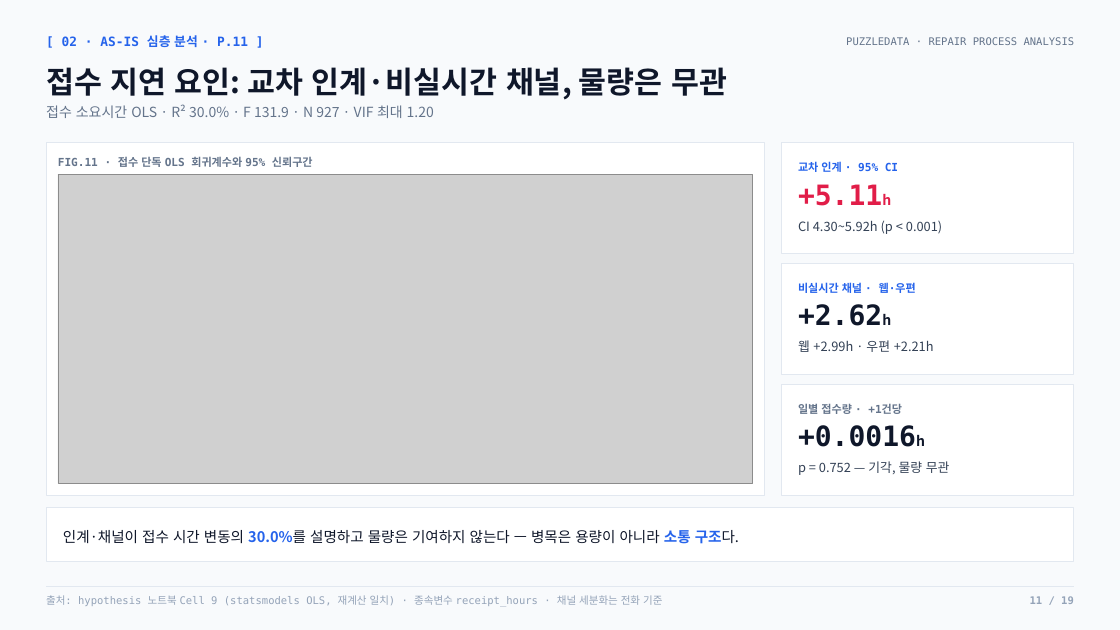
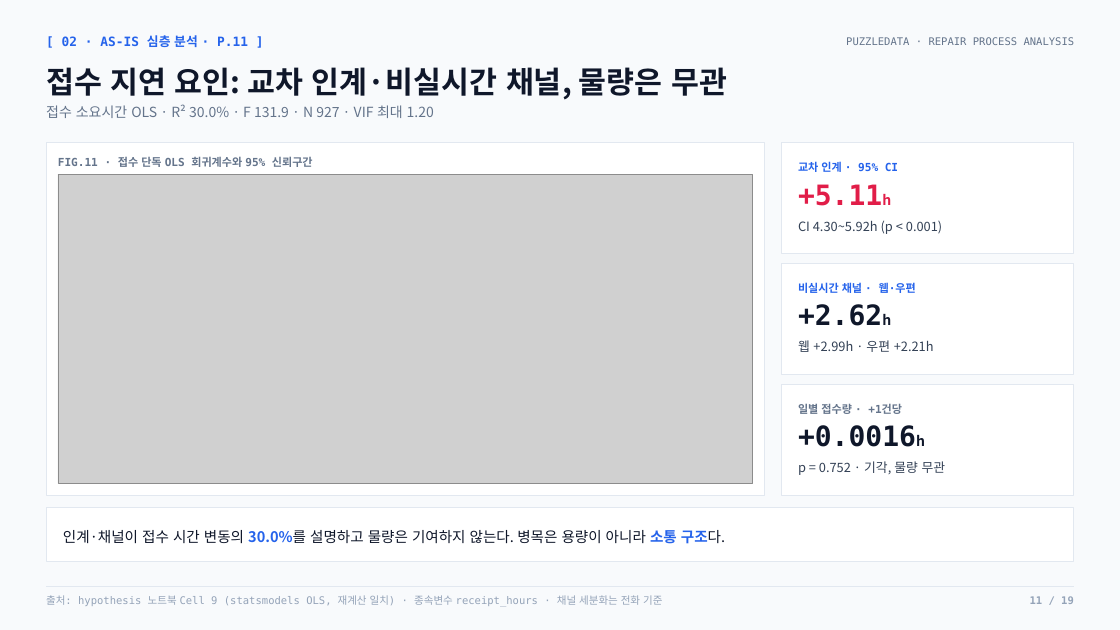
Before and after one commit to nus1245/puzzle_data, a slide deck: slide 11 of outputs/pptx/puzzledata_repair_report.pptx. Drawn at 1120x630 pixels with LibreOffice and Linux fonts; fonts in the diff are those of the drawing; grey boxes stand for pictures. Boxes give left, top, right and bottom in pixels: in the first picture for what was removed or moved away, otherwise in the second. Text is boxed around its words. In the diff, an @@ line names an element or a change of style, - is before the commit and + after.

```diff
--- a/outputs/pptx/puzzledata_repair_report.pptx
+++ b/outputs/pptx/puzzledata_repair_report.pptx
@@ text at bbox=[798, 461, 946, 475]: text changed @@
-p = 0.752 — 기각, 물량 무관
+p = 0.752 · 기각, 물량 무관
@@ text at bbox=[63, 530, 725, 544]: text changed @@
-인계·채널이 접수 시간 변동의 30.0%를 설명하고 물량은 기여하지 않는다 — 병목은 용량이 아니라 소통 구조다.
+인계·채널이 접수 시간 변동의 30.0%를 설명하고 물량은 기여하지 않는다. 병목은 용량이 아니라 소통 구조다.
```
Also in this commit, not shown: 6 other slides changed, 3 other files.
